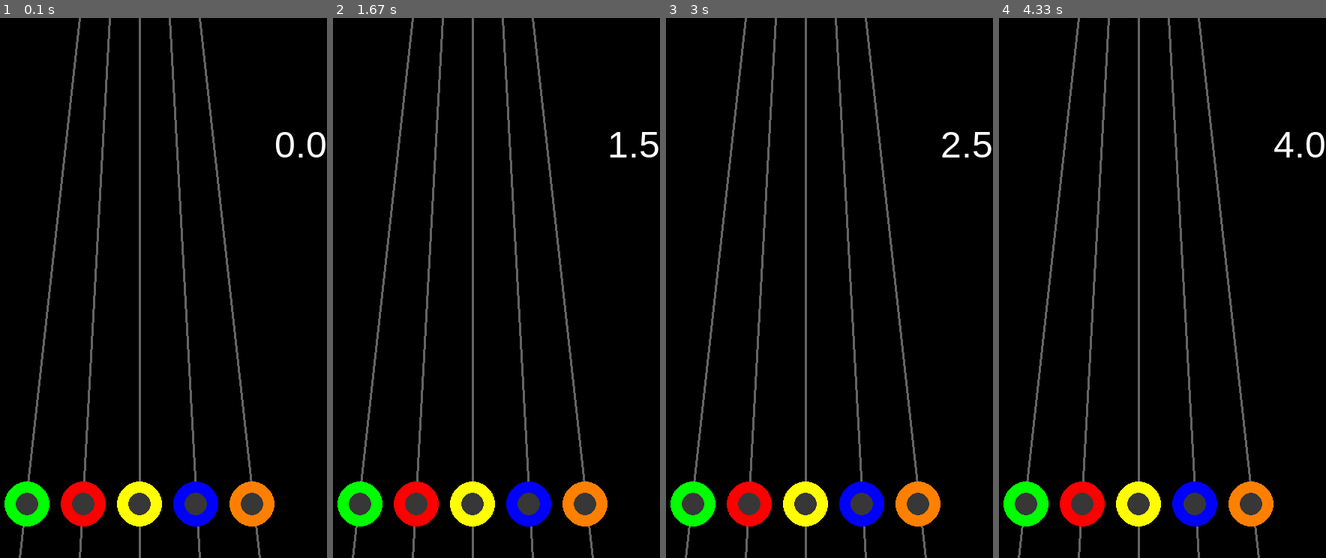
Above: before the commit, frames 1-4 (left to right).
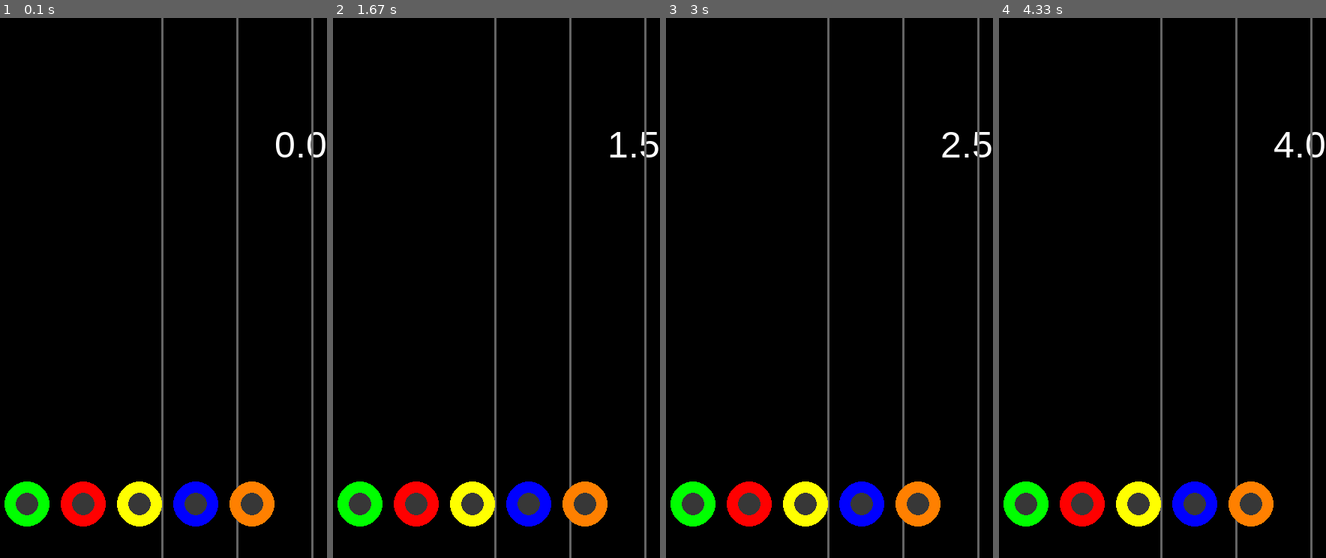
Above: after the commit, the same moments.

Repository: romulofff/gym-hero
Game: pygame game, started from src/tutorial.py
The game is run twice, just before and just after one commit, with the same random seed, the same clock (stepped at 60 frames per second) and the same inputs.
Inputs:
- Up to frame 1 (0.1 s): no input
- Up to frame 2 (1.67 s): no input
- Up to frame 3 (3 s): no input
- Up to frame 4 (4.33 s): no input

The runs differ from the first frame. In frame 1, 5.1% of the frame differs, in the area x 5-96%, y 0-100%; in frame 2, 5.1%; in frame 3, 5.1%; in frame 4, 5.1%.

Commit message:
Add "string" line where the note will slide

Diff:
--- a/src/game.py
+++ b/src/game.py
@@ -5,7 +5,7 @@
 import pygame
 from pygame import mixer
 
-from utils import draw_score
+from utils import draw_score, draw_line
 
 
 def EuclidianDistance(x1, y1, x2, y2):
@@ -168,6 +168,7 @@
     # Move notes down
     all_notes_list.update()
 
+    draw_line(screen)
     all_sprites_list.draw(screen)
     draw_score(screen, str(score), 25)
     clock.tick(60)
--- a/src/utils.py
+++ b/src/utils.py
@@ -5,11 +5,11 @@
 def draw_line(screen):
     """ Draw the lines where the notes will roll """
     height = screen.get_height()
-    draw.line(screen, (100, 100, 100), (120, 0), (40, height), 3)
-    draw.line(screen, (100, 100, 100), (160, 0), (120, height), 3)
-    draw.line(screen, (100, 100, 100), (200, 0), (200, height), 3)
-    draw.line(screen, (100, 100, 100), (240, 0), (280, height), 3)
-    draw.line(screen, (100, 100, 100), (280, 0), (360, height), 3)
+    draw.line(screen, (100, 100, 100), (230, 0), (230, height), 3)
+    draw.line(screen, (100, 100, 100), (330, 0), (330, height), 3)
+    draw.line(screen, (100, 100, 100), (430, 0), (430, height), 3)
+    draw.line(screen, (100, 100, 100), (530, 0), (530, height), 3)
+    # draw.line(screen, (100, 100, 100), (0, 0), (360, height), 3)
 
 def draw_note_target(screen):
     """Draws the note target at the end of the track"""
